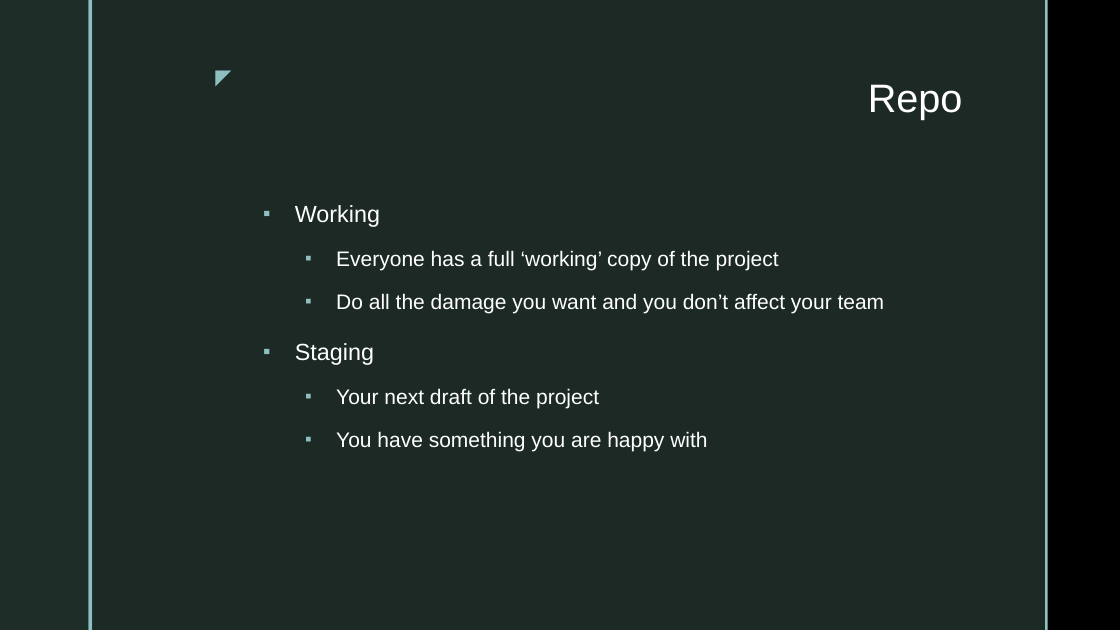
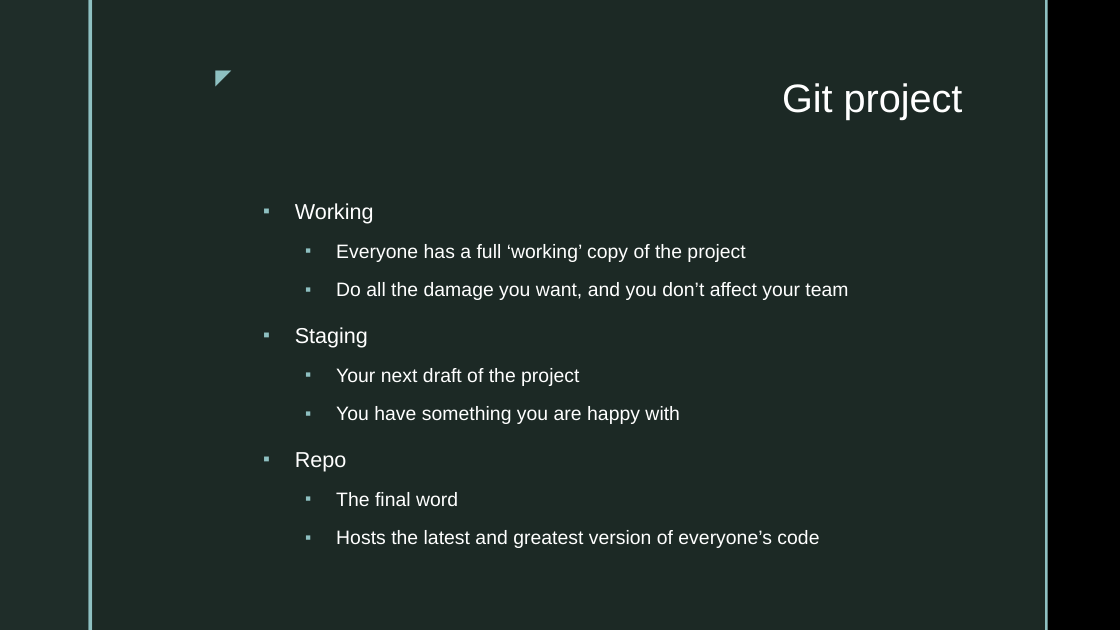
Before and after one commit to gtjames/3420-Presentations, a slide deck: slide 6 of Week 02 - git.pptx (slide 5 before the commit). Drawn at 1120x630 pixels with LibreOffice and Linux fonts; fonts in the diff are those of the drawing; background and template pictures are left out. Boxes give left, top, right and bottom in pixels: in the first picture for what was removed or moved away, otherwise in the second. Text is boxed around its words. In the diff, an @@ line names an element or a change of style, - is before the commit and + after.

```diff
--- a/Week 02 - git.pptx
+++ b/Week 02 - git.pptx
@@ title at (782, 83, 963, 120): text changed @@
-Repo
+Git project
@@ text at (295, 203, 745, 424): size 20 to 18.5 pt in "Working", "Staging"; size 18 to 16.6 pt in "Everyone has a full ‘working’ copy of ...", "Your next draft of the project", "You have something you are happy with"; line spacing 1.2 to 1.1 @@
@@ text at (336, 282, 848, 300): text changed; size 18 to 16.6 pt @@
-  ▪ Do all the damage you want and you don’t affect your team
+  ▪ Do all the damage you want, and you don’t affect your team
@@ text at (295, 452, 819, 548): paragraphs added @@
+▪ Repo
+  ▪ The final word
+  ▪ Hosts the latest and greatest version of everyone’s code
```
Also in this commit, not shown: 9 other slides changed, 1 slide added, 11 other files.
